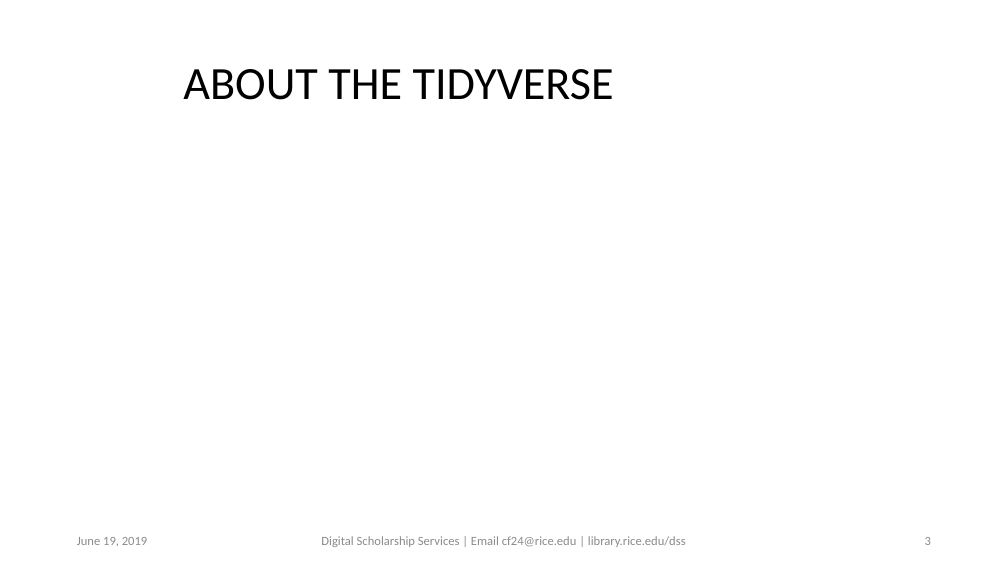
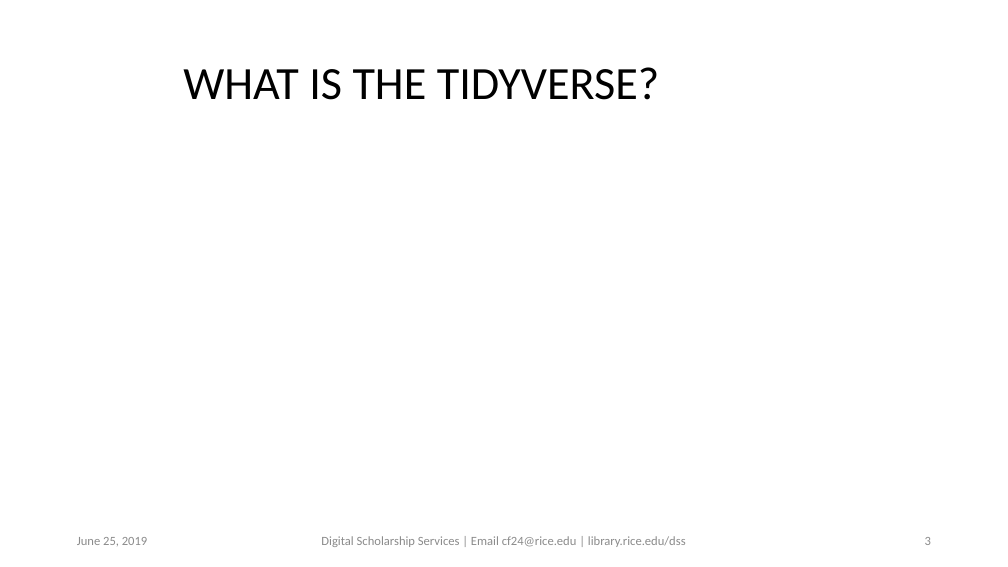
Before and after one commit to bakitybacon/rice-data-and-donuts, a slide deck: slide 3 of Rviz/R Visualization and Data Manipulation.pptx. Drawn at 1008x567 pixels with LibreOffice and Linux fonts; fonts in the diff are those of the drawing; background and template pictures are left out. Boxes give left, top, right and bottom in pixels: in the first picture for what was removed or moved away, otherwise in the second. Text is boxed around its words. In the diff, an @@ line names an element or a change of style, - is before the commit and + after.

```diff
--- a/Rviz/R Visualization and Data Manipulation.pptx
+++ b/Rviz/R Visualization and Data Manipulation.pptx
@@ title at <box>183,67,660,100</box>: text changed @@
-ABOUT THE TIDYVERSE
+WHAT IS THE TIDYVERSE?
@@ text at <box>77,537,148,546</box>: text changed @@
-June 19, 2019
+June 25, 2019
```
Also in this commit, not shown: 6 other slides changed, 6 slides added, 1 other file.
